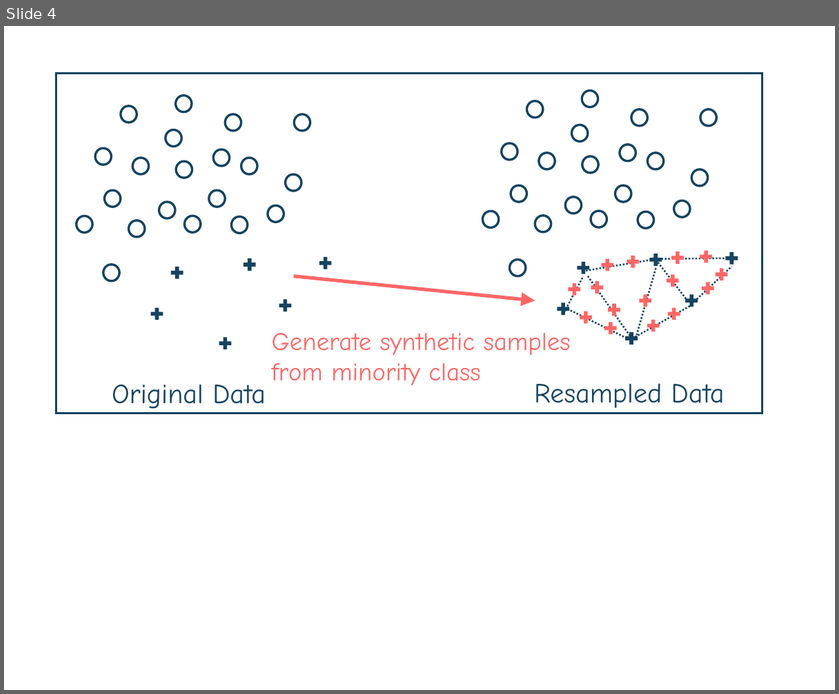
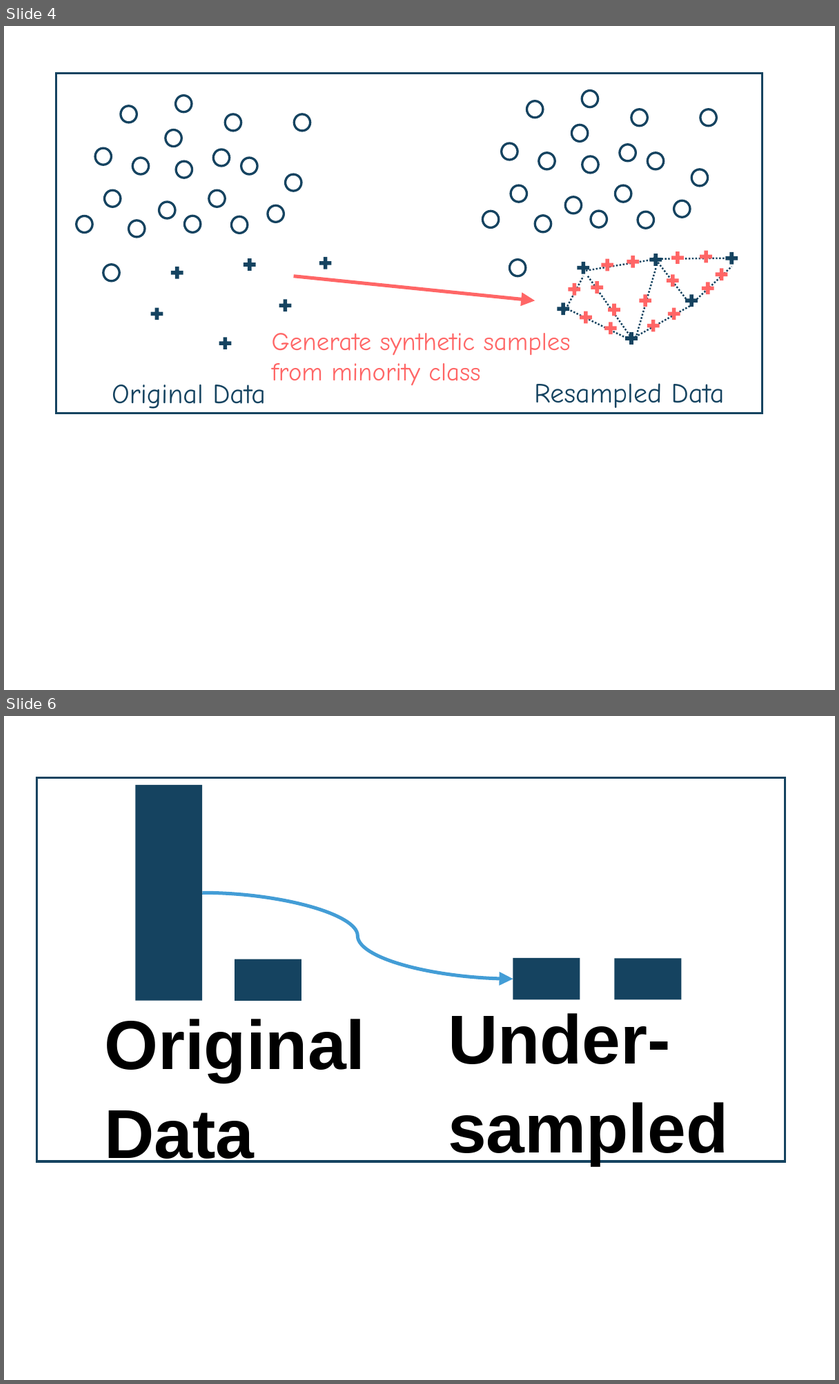
Before and after one commit to fmegahed/subsampling, a slide deck: Figures/subsampling.pptx. Shown one above the other, each under a label of ours: slide 4 before the commit, slides 4 and 6 after it; the slides between them are not shown. The pictures are 839x694 and 839x1384 pixels, drawn with LibreOffice and Linux fonts; fonts in the diff are those of the drawing. Boxes give left, top, right and bottom in pixels: in the first picture for what was removed or moved away, otherwise in the second. Text is boxed around its words. In the diff, an @@ line names an element or a change of style, - is before the commit and + after.

```diff
--- a/Figures/subsampling.pptx
+++ b/Figures/subsampling.pptx
@@ slide 6 added at [4,716,835,1380], background #FFFFFF @@
@@ group added at [37,777,785,1166]: 5 rectangles, 2 texts, 1 curved arrow @@
+Under-sampled
+Original Data
```
Also in this commit, not shown: 1 slide changed, 3 other slides added, 3 slides removed, 12 other files.
